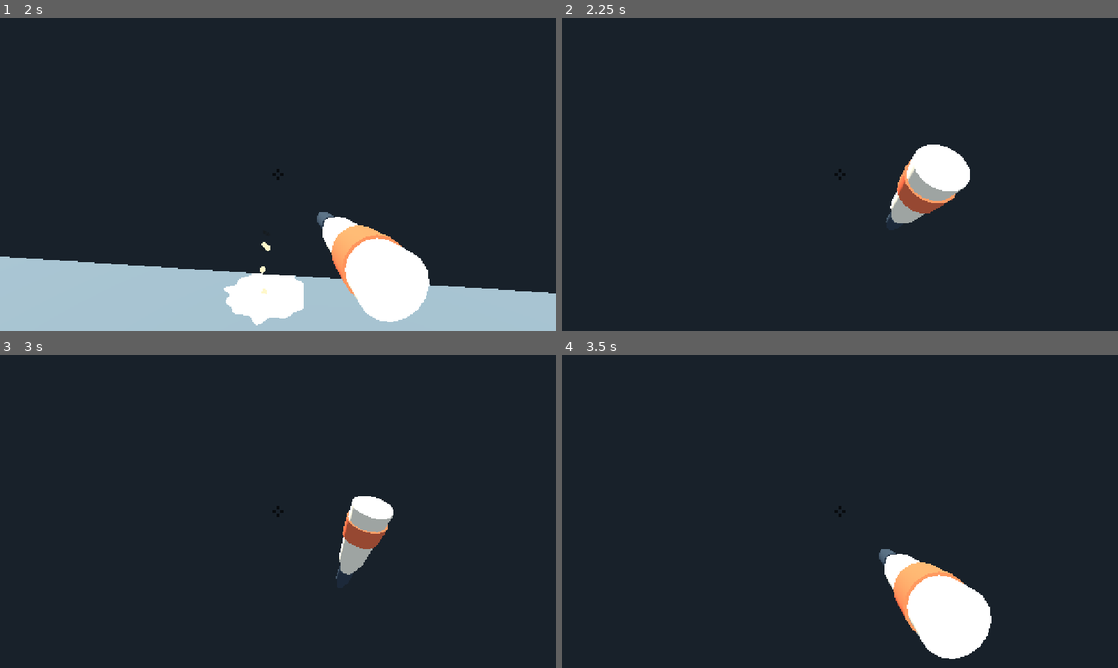
Above: before the commit, frames 1-4 (two rows, left to right).
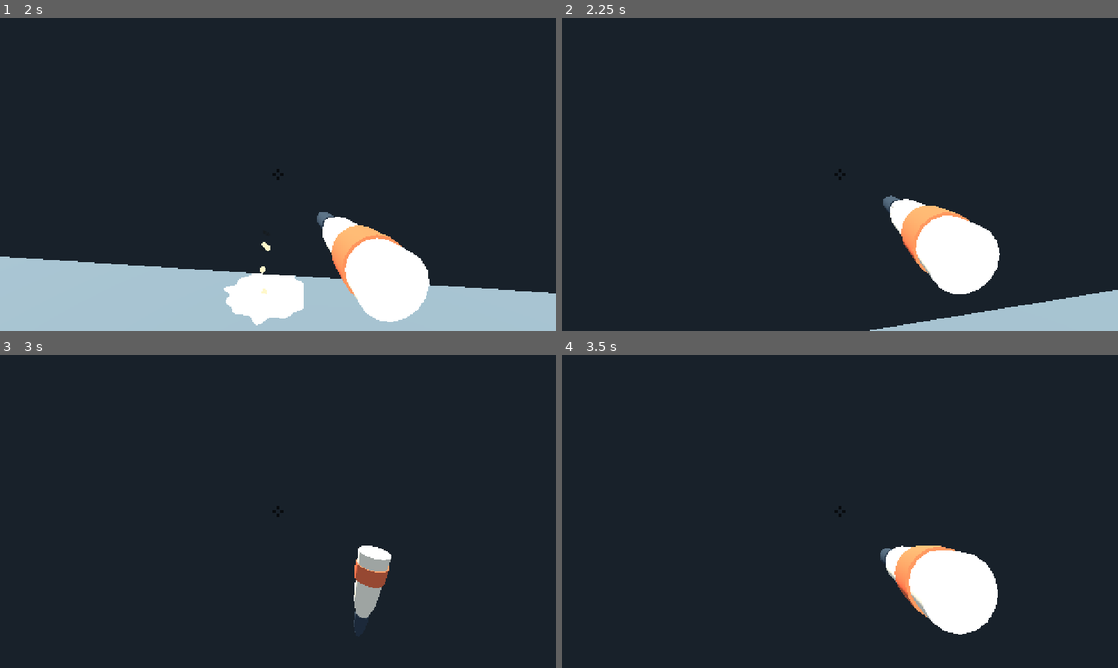
Above: after the commit, the same moments.

Repository: k3vin7/SauceIT-
Game: Godot game, scene res://main.tscn
Same seed, same stepped clock (60 frames per second), same inputs: the game is played once before the commit and once after it.
Inputs (mouse positions are in pixels of both pictures, inside the frame that each line leads up to):
- Up to frame 1 (2 s): tap Enter at 0.5 s; move the mouse to (305, 174) at 0.52 s; hold Shift (run) 0.53-1.28 s; hold W (move_forward) from 0.53 s (still down); move the mouse to (250, 174) at 1.27 s; click (250, 174) at 1.35 s; tap Shift (run) at 1.55 s
- Up to frame 2 (2.25 s): keep holding W (move_forward); move the mouse to (851, 168) at 2.02 s; hold Shift (run) from 2.03 s (still down)
- Up to frame 3 (3 s): keep holding W (move_forward); move the mouse to (272, 517) at 2.77 s; release Shift (run) at 2.78 s; tap Shift (run) at 2.85 s
- Up to frame 4 (3.5 s): keep holding W (move_forward)

Frame 1 is identical in both runs. In frame 2, 8.8% of the frame differs, in the area x 55-100%, y 40-100%; in frame 3, 2.5%; in frame 4, 3.5%.

Commit message:
Stumble before going over
Stepping on mayo no longer drops the player straight to the floor. It
starts a STUMBLE state first, exported as stumble_duration and defaulting
to 0.18 s, and the fall follows from there. Controls are already locked
during it, since is_incapacitated() covers any non-NORMAL state.

The capsule sways side to side and the view shakes with it, both driven by
one sine over the stumble that starts and ends at zero so it blends into
the fall. Amplitudes and the number of swings are exported. fall_tilt stays
0 through the stumble, so the sway and the tip-over never fight each other.
This is the slot an arm-flailing animation goes into later.

begin_fall is renamed begin_slip, since it now starts a stumble.

Measured: 10 frames of stumble before the fall, controls locked throughout,
capsule swaying the full 17 degrees, view shaken, and no tip-over yet. The
whole sequence goes from 1.18 s to 1.36 s.

probe_slip covers it and fails if the slip skips the stumble, if the sway
amplitude is zeroed, or if the camera shake is removed.

Claude-Session: https://claude.ai/code/session_01HCdwwVp4KXGpCDusmVrS6V

Diff:
--- a/scripts/mayo_prototype.gd
+++ b/scripts/mayo_prototype.gd
@@ -94,6 +94,10 @@
 @export_range(0.0, 100.0, 1.0, "suffix:°") var fall_camera_roll_degrees := 14.0
 @export_range(0.0, 90.0, 1.0, "suffix:°") var fall_camera_pitch_degrees := 80.0
 @export_range(-60.0, 60.0, 1.0, "suffix:°") var fall_body_roll_degrees := 12.0
+## How far the capsule and the view sway while catching their balance.
+@export_range(0.0, 60.0, 1.0, "suffix:°") var stumble_body_roll_degrees := 17.0
+@export_range(0.0, 30.0, 0.5, "suffix:°") var stumble_camera_roll_degrees := 7.0
+@export_range(0.0, 20.0, 0.5, "suffix:°") var stumble_camera_pitch_degrees := 3.0
 @export_range(0.05, 1.0, 0.01, "suffix:m") var fall_camera_height := 0.28
 
 @export_group("Weapon Hold")
@@ -217,7 +221,10 @@
 	# tips about its local X: +90 degrees takes its top to +Z, behind the player.
 	var tilt := _player.fall_tilt()
 	_body_mesh.rotation.x = deg_to_rad(90.0) * tilt
-	_body_mesh.rotation.z = deg_to_rad(fall_body_roll_degrees) * tilt
+	# The stumble sways the capsule side to side before it goes over; the two
+	# never overlap, since fall_tilt is 0 while stumbling.
+	_body_mesh.rotation.z = deg_to_rad(fall_body_roll_degrees) * tilt \
+		+ deg_to_rad(stumble_body_roll_degrees) * _player.stumble_wobble()
 
 
 func _unhandled_input(event: InputEvent) -> void:
@@ -473,7 +480,7 @@
 	if not _player.can_slip() or not _player.is_running():
 		return
 	if _floor.is_mayo_at(_player.global_position):
-		_player.begin_fall()
+		_player.begin_slip()
 
 
 ## Orientation of the aim, shared by the camera and the strand direction.
@@ -488,6 +495,12 @@
 	var aim_basis := _aim_basis()
 	var eye := _player.global_position + Vector3.UP * eye_height
 	var tilt := _player.fall_tilt()
+	# The stumble shakes the view in both camera modes; it is small enough that
+	# the shoulder camera keeps the capsule in frame.
+	var wobble := _player.stumble_wobble()
+	if wobble != 0.0:
+		aim_basis = aim_basis.rotated(aim_basis.z, deg_to_rad(stumble_camera_roll_degrees) * wobble)
+		aim_basis = aim_basis.rotated(aim_basis.x, deg_to_rad(stumble_camera_pitch_degrees) * wobble)
 	if _first_person:
 		if tilt > 0.0:
 			# Landing on your back means you end up looking up, so the view
--- a/scripts/player_controller.gd
+++ b/scripts/player_controller.gd
@@ -4,7 +4,7 @@
 ## Walk/run movement plus the slip-and-fall state machine. Falling and standing
 ## up lock out movement and firing; the prototype reads `is_incapacitated()`.
 
-enum State { NORMAL, FALLING, DOWN, STANDING_UP }
+enum State { NORMAL, STUMBLE, FALLING, DOWN, STANDING_UP }
 
 @export_group("Movement")
 @export_range(0.5, 12.0, 0.1, "suffix:m/s") var walk_speed := 2.6
@@ -12,6 +12,11 @@
 @export_range(1.0, 40.0, 0.5) var acceleration := 18.0
 
 @export_group("Slip and Fall")
+## Catching your balance before you actually go over. Controls are already
+## locked here; this is where an arm-flailing animation would go.
+@export_range(0.05, 1.0, 0.01, "suffix:s") var stumble_duration := 0.18
+## How many full side-to-side swings the stumble makes.
+@export_range(0.5, 5.0, 0.25) var stumble_wobble_cycles := 1.5
 @export_range(0.05, 3.0, 0.01, "suffix:s") var fall_duration := 0.18
 ## Beat spent flat on the floor between hitting it and pushing back up.
 @export_range(0.0, 3.0, 0.01, "suffix:s") var down_duration := 0.5
@@ -74,16 +79,27 @@
 	return state == State.NORMAL
 
 
-func begin_fall() -> void:
+## Slipping starts with a stumble, not the fall itself.
+func begin_slip() -> void:
 	if state != State.NORMAL:
 		return
-	state = State.FALLING
+	state = State.STUMBLE
 	_state_timer = 0.0
+
+
+## -1..1 side-to-side sway while catching your balance, 0 at any other time.
+## Starts and ends at zero so it blends into the fall.
+func stumble_wobble() -> float:
+	if state != State.STUMBLE:
+		return 0.0
+	return sin(_state_timer / maxf(stumble_duration, 0.0001) * TAU * stumble_wobble_cycles)
 
 
 ## 0 upright, 1 flat on the floor. Drives both the capsule and the camera.
 func fall_tilt() -> float:
 	match state:
+		State.STUMBLE:
+			return 0.0
 		State.FALLING:
 			return clampf(_state_timer / maxf(fall_duration, 0.0001), 0.0, 1.0)
 		State.DOWN:
@@ -96,7 +112,10 @@
 
 func _advance_fall(delta: float) -> void:
 	_state_timer += delta
-	if state == State.FALLING and _state_timer >= fall_duration:
+	if state == State.STUMBLE and _state_timer >= stumble_duration:
+		state = State.FALLING
+		_state_timer = 0.0
+	elif state == State.FALLING and _state_timer >= fall_duration:
 		state = State.DOWN
 		_state_timer = 0.0
 	elif state == State.DOWN and _state_timer >= down_duration:
--- a/tests/probe_slip.gd
+++ b/tests/probe_slip.gd
@@ -2,6 +2,7 @@
 
 # Slip system checks:
 #   * running over painted floor trips the player, walking over it does not
+#   * a slip starts with a stumble, not the fall itself
 #   * movement and firing are locked out until the player is back up
 #   * the fall and stand-up take their configured times
 #   * with no grace period, holding run on mayo puts you straight back down,
@@ -114,6 +115,12 @@
 	var view_up := -2.0
 	var body_behind := -2.0
 	var third_person_up := 2.0
+	var stumble_frames := 0
+	var stumble_body_sway := 0.0
+	var stumble_camera_shake := 0.0
+	var stumble_tilt := 0.0
+	var stumbled_first := player.state == MayoPlayer.State.STUMBLE
+	var locked_through_stumble := true
 	Input.action_press("fire_mayo")
 	scene._points.clear()
 	while player.is_incapacitated() and frames_down < 300:
@@ -134,6 +141,14 @@
 			third_person_up = (-scene._camera.global_basis.z).y
 			scene.set_first_person(true)
 			await process_frame
+		if player.state == MayoPlayer.State.STUMBLE:
+			stumble_frames += 1
+			stumble_body_sway = maxf(stumble_body_sway, absf(scene._body_mesh.rotation.z))
+			# A level aim keeps the camera's right vector horizontal, so any Y on
+			# it is the shake rolling the view.
+			stumble_camera_shake = maxf(stumble_camera_shake, absf(scene._camera.global_basis.x.y))
+			stumble_tilt = maxf(stumble_tilt, player.fall_tilt())
+			locked_through_stumble = locked_through_stumble and player.is_incapacitated()
 		if player.state == MayoPlayer.State.STANDING_UP:
 			resting_speed = maxf(resting_speed, Vector3(player.velocity.x, 0.0, player.velocity.z).length())
 		if is_equal_approx(player.fall_tilt(), 1.0):
@@ -143,15 +158,30 @@
 		if player.is_incapacitated() and not scene._points.is_empty():
 			fired = true
 	_release_all()
-	var expected := int(round((player.fall_duration + player.down_duration + player.stand_up_duration) * 60.0))
+	var expected := int(round((player.stumble_duration + player.fall_duration
+		+ player.down_duration + player.stand_up_duration) * 60.0))
 	var slide: Vector3 = player.global_position - start_position
 	slide.y = 0.0
 	print("down for %d frames (expected ~%d), flat for %d, skidded %.3f m, %.1f deg off travel, speed left %.3f m/s, emitted sauce=%s" % [
 		frames_down, expected, flat_frames, slide.length(),
 		rad_to_deg(slide.normalized().angle_to(slide_direction)) if slide.length() > 0.001 else 0.0,
 		resting_speed, str(fired)])
-	_check(absi(frames_down - expected) <= 3,
+	_check(absi(frames_down - expected) <= 4,
 		"down for %d frames, expected about %d" % [frames_down, expected])
+	var stumble_expected := int(round(player.stumble_duration * 60.0))
+	print("stumble: %d frames (expected ~%d), first=%s, locked=%s, capsule swayed %.1f deg, view shake %.3f, tilt %.2f" % [
+		stumble_frames, stumble_expected, str(stumbled_first), str(locked_through_stumble),
+		rad_to_deg(stumble_body_sway), stumble_camera_shake, stumble_tilt])
+	_check(stumbled_first, "the player went straight to falling without stumbling first")
+	_check(absi(stumble_frames - stumble_expected) <= 2,
+		"stumbled for %d frames, expected about %d" % [stumble_frames, stumble_expected])
+	_check(locked_through_stumble, "controls were still live during the stumble")
+	_check(stumble_body_sway > deg_to_rad(scene.stumble_body_roll_degrees * 0.5),
+		"the capsule only swayed %.1f deg while stumbling" % rad_to_deg(stumble_body_sway))
+	_check(stumble_camera_shake > 0.02,
+		"the view barely shook while stumbling (%.3f)" % stumble_camera_shake)
+	_check(stumble_tilt < 0.01,
+		"the capsule was already tipping over during the stumble (tilt %.2f)" % stumble_tilt)
 	# The capsule must stay flat through the whole lying-down beat.
 	_check(flat_frames >= int(round(player.down_duration * 60.0)) - 3,
 		"the player was only flat for %d frames, expected at least the %.2f s down beat" % [
Not shown, changed: README.md
